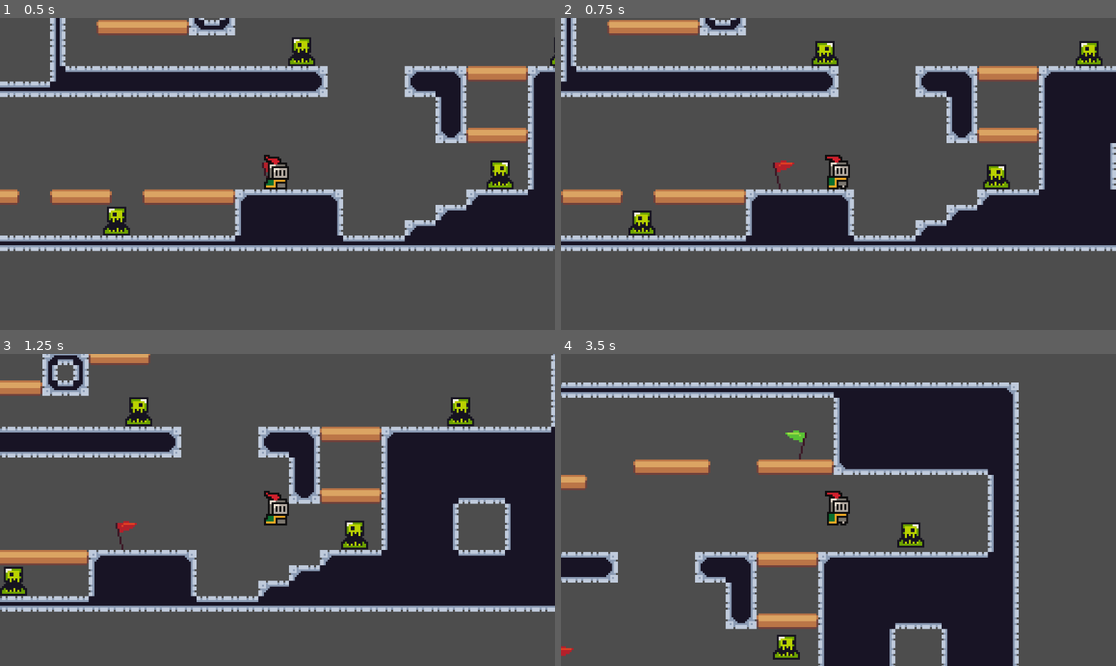
Above: before the commit, frames 1-4 (two rows, left to right).
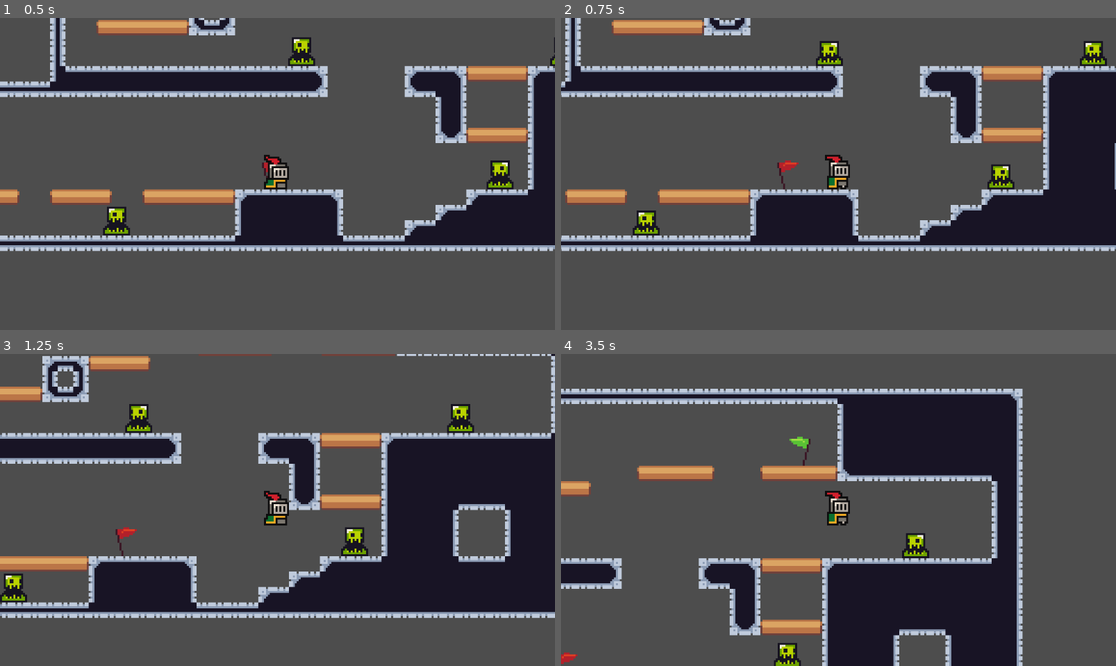
Above: after the commit, the same moments.

Repository: Visssarion/godot-simple-platformer
Game: Godot game, scene res://scenes/main/main_scene.tscn
Same seed, same stepped clock (60 frames per second), same inputs: the game is played once before the commit and once after it.
Inputs:
- Up to frame 1 (0.5 s): no input
- Up to frame 2 (0.75 s): hold D (move_right) from 0.53 s (still down); tap J (attack) at 0.6 s
- Up to frame 3 (1.25 s): keep holding D (move_right); tap Space (jump) at 0.77, 0.8, 1.07 s
- Up to frame 4 (3.5 s): tap Space (jump) at 1.35, 1.52, 1.82, 2.3, 3.02, 3.32 s; tap J (attack) at 1.55, 2.1, 2.85 s; release D (move_right) at 2.03 s; hold A (move_left) 2.03-2.78 s; hold D (move_right) from 2.78 s (still down)

Frame 1 is identical in both runs. In frame 2, 7.1% of the frame differs, in the area x 0-100%, y 0-75%; in frame 3, 18%, in the area x 0-100%, y 0-85%; in frame 4, 17%.

Commit message:
Clear Enemy and Player scripts

Diff:
--- a/scenes/entities/enemy/enemy.gd
+++ b/scenes/entities/enemy/enemy.gd
@@ -1,10 +1,10 @@
 extends FlippableCharacter
 
-const PATROL_SPEED = 30.0
-const FOLLOW_SPEED = 50.0
-const FOLLOW_JUMP = 130.0
-const ATTACK_RANGE = 16.0
-const ATTACKED_JUMP = 200.0
+@export var patrol_speed = 30.0
+@export var follow_speed = 50.0
+@export var follow_jump = 130.0
+@export var attack_range = 16.0
+@export var attacked_jump = 200.0
 
 @export var wall_check: RayCast2D
 @export var ledge_check: RayCast2D
@@ -15,4 +15,4 @@
 func _on_health_component_damage_received(_amount: float) -> void:
 	if velocity.y > 0:
 		velocity.y = 0
-	velocity.y -= ATTACKED_JUMP
+	velocity.y -= attacked_jump
--- a/scenes/entities/enemy/states/follow.gd
+++ b/scenes/entities/enemy/states/follow.gd
@@ -10,14 +10,14 @@
 		enemy.velocity += enemy.get_gravity() * delta
 
 	if enemy.is_on_floor():
-		enemy.velocity.y -= enemy.FOLLOW_JUMP
+		enemy.velocity.y -= enemy.follow_jump
 
 	var player_direction: Vector2 = enemy.player.global_position - enemy.global_position
 
-	if player_direction.length() <= enemy.ATTACK_RANGE:
+	if player_direction.length() <= enemy.attack_range:
 		state_machine.current_state = "Attack"
 
 	enemy.current_direction = enemy.sign_to_facing_direction(sign(player_direction.x))
 
-	enemy.velocity.x = enemy.facing_direction_to_sign(enemy.current_direction) * enemy.FOLLOW_SPEED
+	enemy.velocity.x = enemy.facing_direction_to_sign(enemy.current_direction) * enemy.follow_speed
 	enemy.move_and_slide()
--- a/scenes/entities/enemy/states/patrol.gd
+++ b/scenes/entities/enemy/states/patrol.gd
@@ -12,7 +12,7 @@
 	if enemy.wall_check.is_colliding() or not enemy.ledge_check.is_colliding():
 		enemy.current_direction = enemy.flip_direction(enemy.current_direction)
 
-	enemy.velocity.x = enemy.facing_direction_to_sign(enemy.current_direction) * enemy.PATROL_SPEED
+	enemy.velocity.x = enemy.facing_direction_to_sign(enemy.current_direction) * enemy.patrol_speed
 	enemy.move_and_slide()
 
 
--- a/scenes/entities/player/player.gd
+++ b/scenes/entities/player/player.gd
@@ -1,11 +1,14 @@
 class_name Player extends FlippableCharacter
 
 
-const SPEED = 130.0
-const JUMP_VELOCITY = -250.0
+@export var speed = 130.0
+@export var jump_velocity = -250.0
 
 @export var attack: Attack
 
+var input_direction: float = 0.0
+var input_jump: bool = false
+var input_attack: bool = false
 
 func _ready() -> void:
 	assert(attack, "Attack hasn't been asigned")
@@ -14,19 +17,21 @@
 	if not is_on_floor():
 		velocity += get_gravity() * delta
 
-	if Input.is_action_just_pressed("jump") and is_on_floor():
-		velocity.y = JUMP_VELOCITY
+	if input_jump and is_on_floor():
+		velocity.y = jump_velocity
 
 
-	var direction := Input.get_axis("move_left", "move_right")
-
-	if direction:
-		velocity.x = direction * SPEED
-		current_direction = sign_to_facing_direction(sign(direction))
+	if input_direction:
+		velocity.x = input_direction * speed
+		current_direction = sign_to_facing_direction(sign(input_direction))
 	else:
-		velocity.x = move_toward(velocity.x, 0, SPEED)
+		velocity.x = move_toward(velocity.x, 0, speed)
 
 	move_and_slide()
 
-	if Input.is_action_just_pressed("attack") and is_on_floor():
+	if input_attack:
 		attack.attack()
+
+	input_jump = false
+	input_attack = false
+	input_direction = 0.0
--- a/scenes/entities/player/player.tscn
+++ b/scenes/entities/player/player.tscn
@@ -6,6 +6,7 @@
 [ext_resource type="Texture2D" uid="uid://b6a1v2wfs2buo" path="res://scenes/entities/player/sprites/attack.png" id="2_635qg"]
 [ext_resource type="Script" uid="uid://7gsjmrt6ytgk" path="res://scenes/entities/attack_entities/health_hurtbox.gd" id="2_bjvvg"]
 [ext_resource type="Script" uid="uid://bq6fadgsvsdlh" path="res://scenes/entities/attack_entities/health.gd" id="3_bjvvg"]
+[ext_resource type="Script" uid="uid://byjpdsyagsgvv" path="res://scenes/entities/player/player_controller.gd" id="7_bj7e2"]
 
 [sub_resource type="RectangleShape2D" id="RectangleShape2D_635qg"]
 size = Vector2(12, 14)
@@ -101,4 +102,8 @@
 &"": SubResource("AnimationLibrary_1murt")
 }
 
+[node name="Node" type="Node" parent="." node_paths=PackedStringArray("player")]
+script = ExtResource("7_bj7e2")
+player = NodePath("..")
+
 [connection signal="attacked" from="AttackSword" to="AttackSword/Sprite2D/AnimationPlayer" method="play" binds= [&"attack_animation"]]
--- /dev/null
+++ b/scenes/entities/player/player_controller.gd
@@ -0,0 +1,8 @@
+extends Node
+
+@export var player: Player
+
+func _physics_process(delta: float) -> void:
+	player.input_direction = Input.get_axis("move_left", "move_right")
+	player.input_jump = Input.is_action_just_pressed("jump")
+	player.input_attack = Input.is_action_just_pressed("attack")
Not shown: 1 places in scenes/entities/player/player.tscn that only renumber resources
Not shown, added: scenes/entities/player/player_controller.gd.uid
